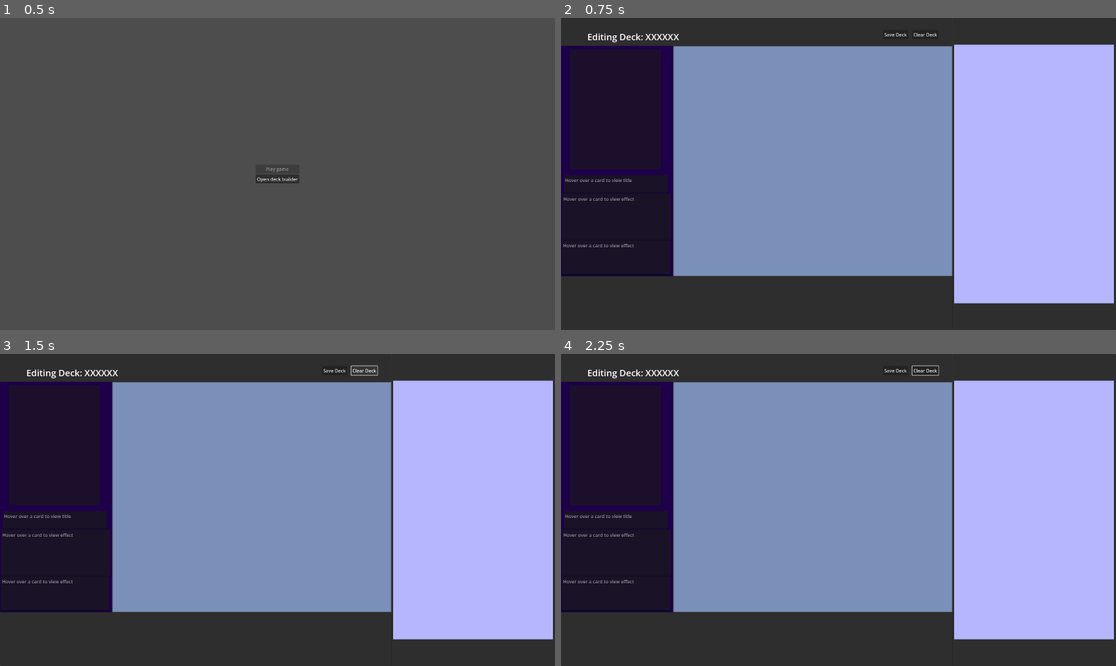
Above: before the commit, frames 1-4 (two rows, left to right).
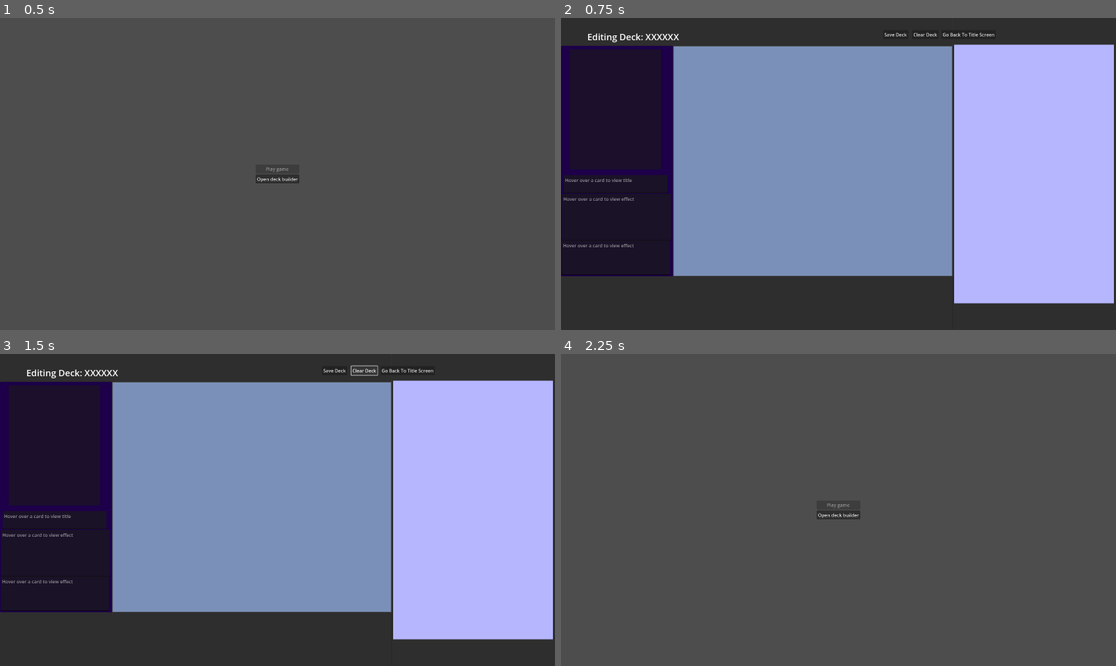
Above: after the commit, the same moments.

Repository: chrissolanilla/Deck-builder
Game: Godot game, scene res://scenes/title_screen.tscn
Same seed, same stepped clock (60 frames per second), same inputs: the game is played once before the commit and once after it.
Inputs (mouse positions are in pixels of both pictures, inside the frame that each line leads up to):
- Up to frame 1 (0.5 s): no input
- Up to frame 2 (0.75 s): click "Open deck builder" at 0.5 s
- Up to frame 3 (1.5 s): click "Clear Deck" at 1.25 s
- Up to frame 4 (2.25 s): click (966, 369) at 2 s, where only the run after the commit has a clickable "Go Back To Title Screen"

Frame 1 is identical in both runs. In frame 2, less than 0.1% of the frame differs, in the area x 68-79%, y 4-7%; in frame 3, less than 0.1%; in frame 4, 99%, in the area x 0-100%, y 0-100%.

Commit message:
adds go back to title screen button

Diff:
--- a/scenes/deck_builder.tscn
+++ b/scenes/deck_builder.tscn
@@ -192,6 +192,15 @@
 text = "Clear Deck
 "
 
+[node name="TitleScreenButton" type="Button" parent="."]
+layout_mode = 0
+offset_left = 356.0
+offset_top = -498.0
+offset_right = 447.0
+offset_bottom = -467.0
+text = "Go Back To Title Screen
+"
+
 [node name="MainDeckList" type="Panel" parent="."]
 layout_mode = 1
 anchors_preset = 8
--- a/scripts/deck_builder.gd
+++ b/scripts/deck_builder.gd
@@ -8,6 +8,7 @@
 # Called when the node enters the scene tree for the first time.
 func _ready() -> void:
 
+	$ClearDeckButton.pressed.connect(_on_clear_deck_button_pressed)
 	mainDeckGridContainer = $MainDeckList/ScrollContainer/MarginContainer/GridContainer
 	gridContainer = $RightPanel/SearchGrid/ScrollContainer/MarginContainer/GridContainer
 	# Load the cards as usual into our search results
@@ -17,6 +18,7 @@
 	print("Our loaded deck is ",  deck)
 	# Connect the save button and bind the deck array
 	$SaveButton.connect("pressed", Callable(self, "_on_save_button_pressed").bind(deck))
+	$TitleScreenButton.pressed.connect(_on_title_screen_button_pressed)
 
 
 #fibbonacci indentation would go crazy here
@@ -137,3 +139,12 @@
 
 	print("Loaded deck: ",  deckArray)
 	return deckArray
+
+func _on_clear_deck_button_pressed() -> void:
+	deck.clear()
+	for card in mainDeckGridContainer.get_children():
+		card.queue_free()
+	print("cleared deck: ", deck)
+
+func _on_title_screen_button_pressed() -> void:
+	get_tree().change_scene_to_file("res://scenes/title_screen.tscn")
